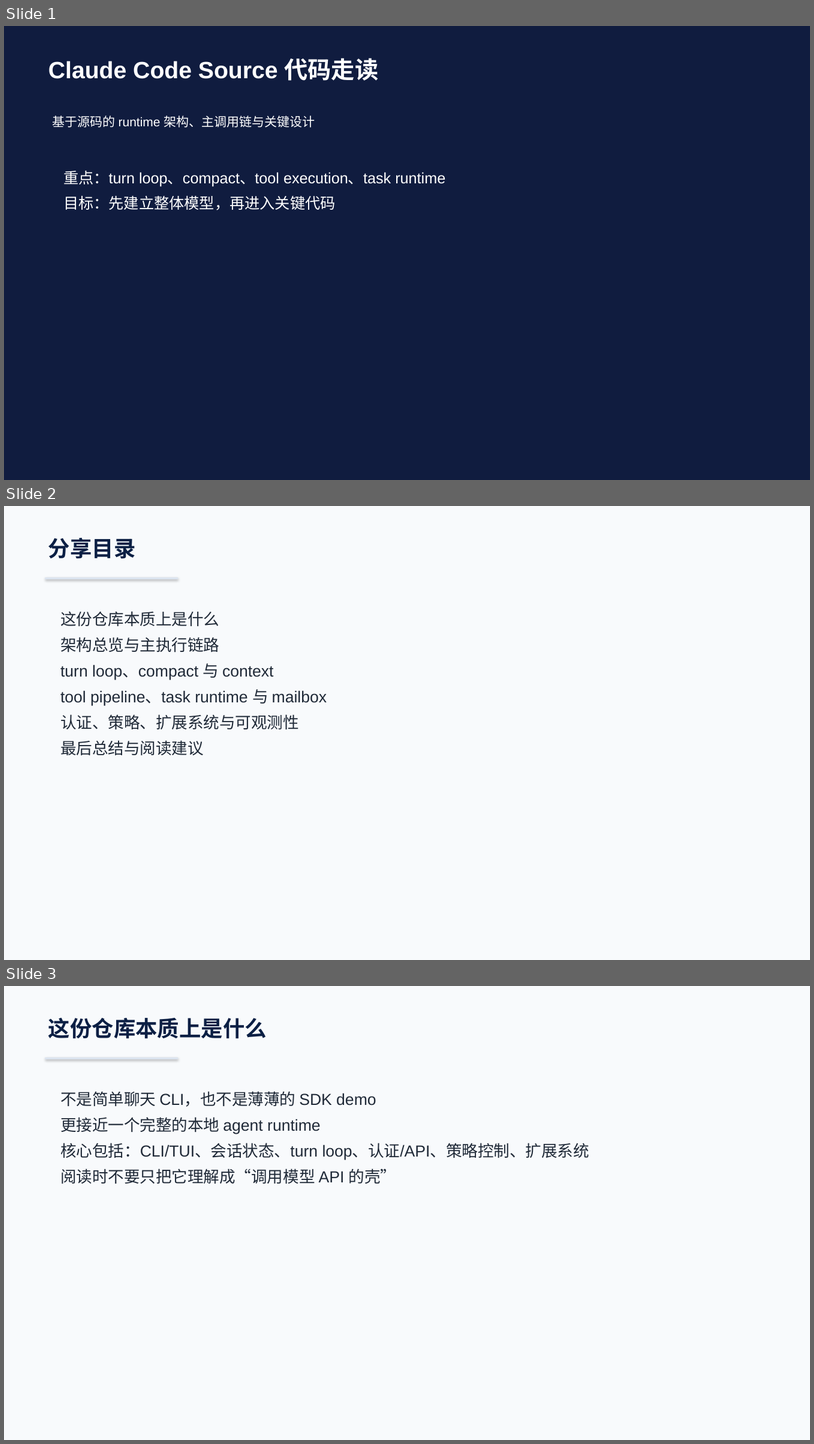
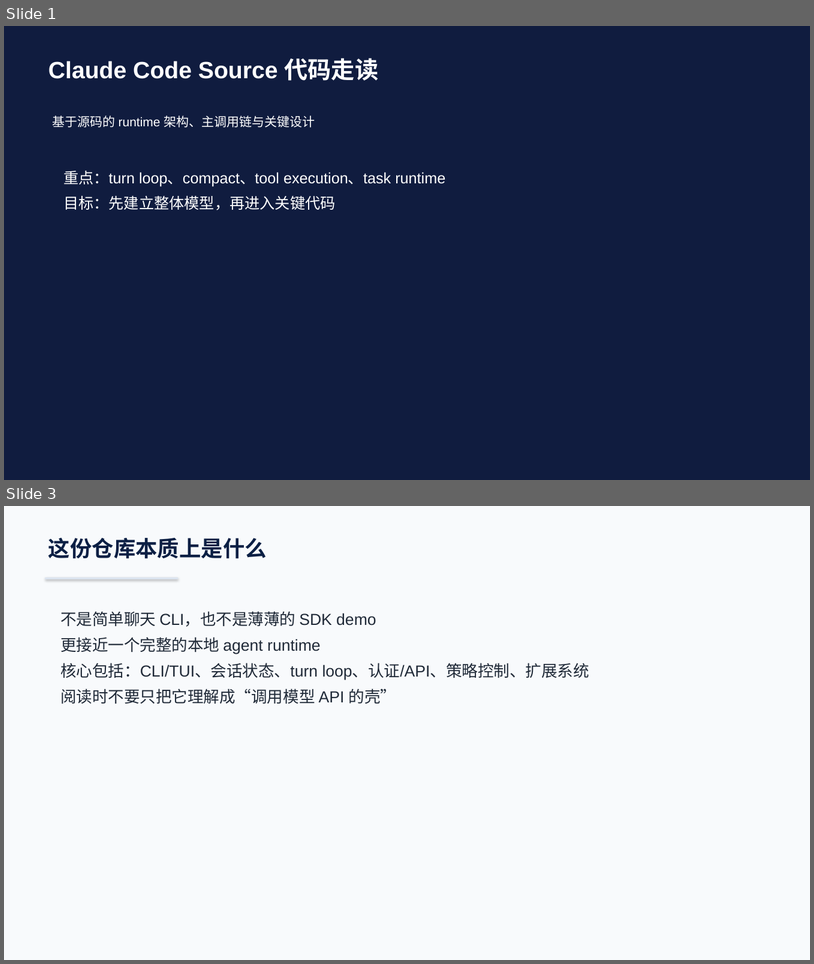
Before and after one commit to boboliu-1010/ccode, a slide deck: docs/zh/00-代码总览与运行时走读-WPS兼容版.pptx. Shown one above the other, each under a label of ours: slides 1, 2 and 3 before the commit, slides 1 and 3 after it; the slides between them are not shown. The pictures are 814x1444 and 814x964 pixels, drawn with LibreOffice and Linux fonts; fonts in the diff are those of the drawing. Boxes give left, top, right and bottom in pixels: in the first picture for what was removed or moved away, otherwise in the second. Text is boxed around its words. In the diff, an @@ line names an element or a change of style, - is before the commit and + after.

```diff
--- a/docs/zh/00-代码总览与运行时走读-WPS兼容版.pptx
+++ b/docs/zh/00-代码总览与运行时走读-WPS兼容版.pptx
@@ slide 2 removed at bbox=[4, 506, 810, 960], background #F8FAFC @@
@@ text removed at bbox=[48, 538, 136, 559] @@
-分享目录
@@ rectangle removed at bbox=[45, 577, 178, 579] @@
@@ text removed at bbox=[60, 611, 327, 755] @@
-这份仓库本质上是什么
-架构总览与主执行链路
-turn loop、compact 与 context
-tool pipeline、task runtime 与 mailbox
-认证、策略、扩展系统与可观测性
-最后总结与阅读建议
```
Also in this commit, not shown: 3 slides changed, 1 slide added, 2 other slides removed, 2 other files.
